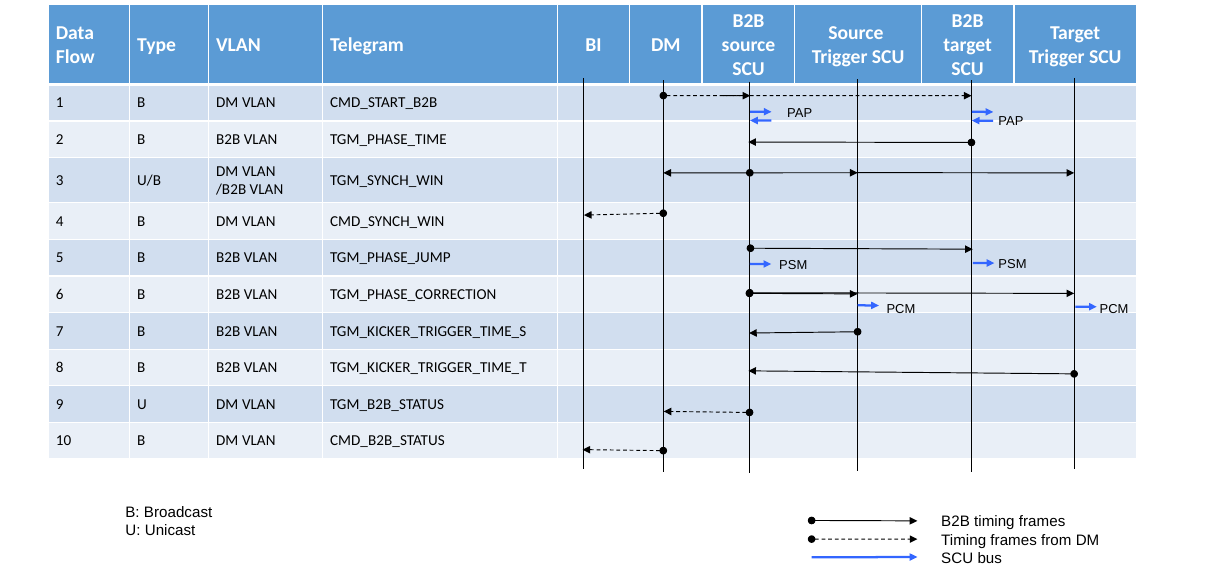
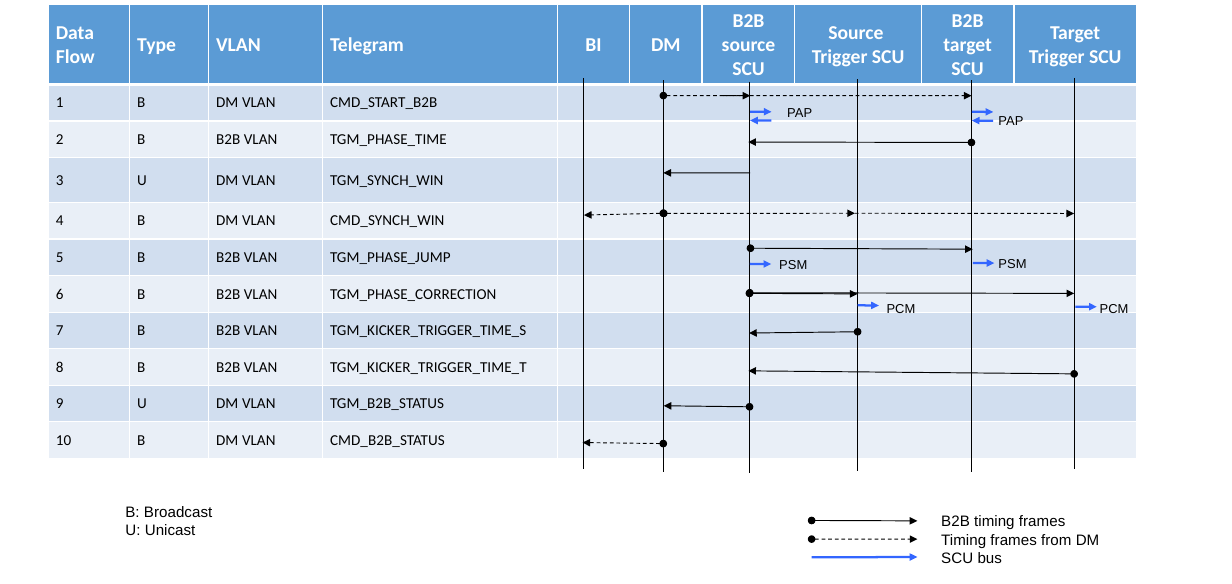
Before and after one commit to baijiaoni/PhD-thesis, a slide deck: slide 1 of images/Telegram_network.pptx. Drawn at 1232x584 pixels with LibreOffice and Linux fonts; fonts in the diff are those of the drawing. Boxes give left, top, right and bottom in pixels: in the first picture for what was removed or moved away, otherwise in the second. Text is boxed around its words. In the diff, an @@ line names an element or a change of style, - is before the commit and + after.

```diff
--- a/images/Telegram_network.pptx
+++ b/images/Telegram_network.pptx
@@ table at bbox=[48, 5, 1136, 457] @@
-row 4, column 2: U/B
+row 4, column 2: U
-row 4, column 3: DM VLAN / /B2B VLAN
+row 4, column 3: DM VLAN
@@ double arrow moved from (750, 173) - (858, 173) to (664, 213) - (855, 213) @@
@@ double arrow (664, 213) - (855, 213): stroke #000000 0.75 pt to #000000 0.75 pt dashed @@
@@ arrow moved from (855, 173) - (1075, 173) to (855, 213) - (1074, 213) @@
@@ arrow (855, 213) - (1074, 213): stroke #000000 0.75 pt to #000000 0.75 pt dashed @@
@@ double arrow moved from (750, 412) - (664, 411) to (750, 407) - (664, 406) @@
@@ double arrow (750, 407) - (664, 406): stroke #000000 0.75 pt dashed to #000000 0.75 pt @@
@@ double arrow moved from (664, 451) - (582, 450) to (664, 444) - (582, 443) @@
```
Also in this commit, not shown: 23 other files.
